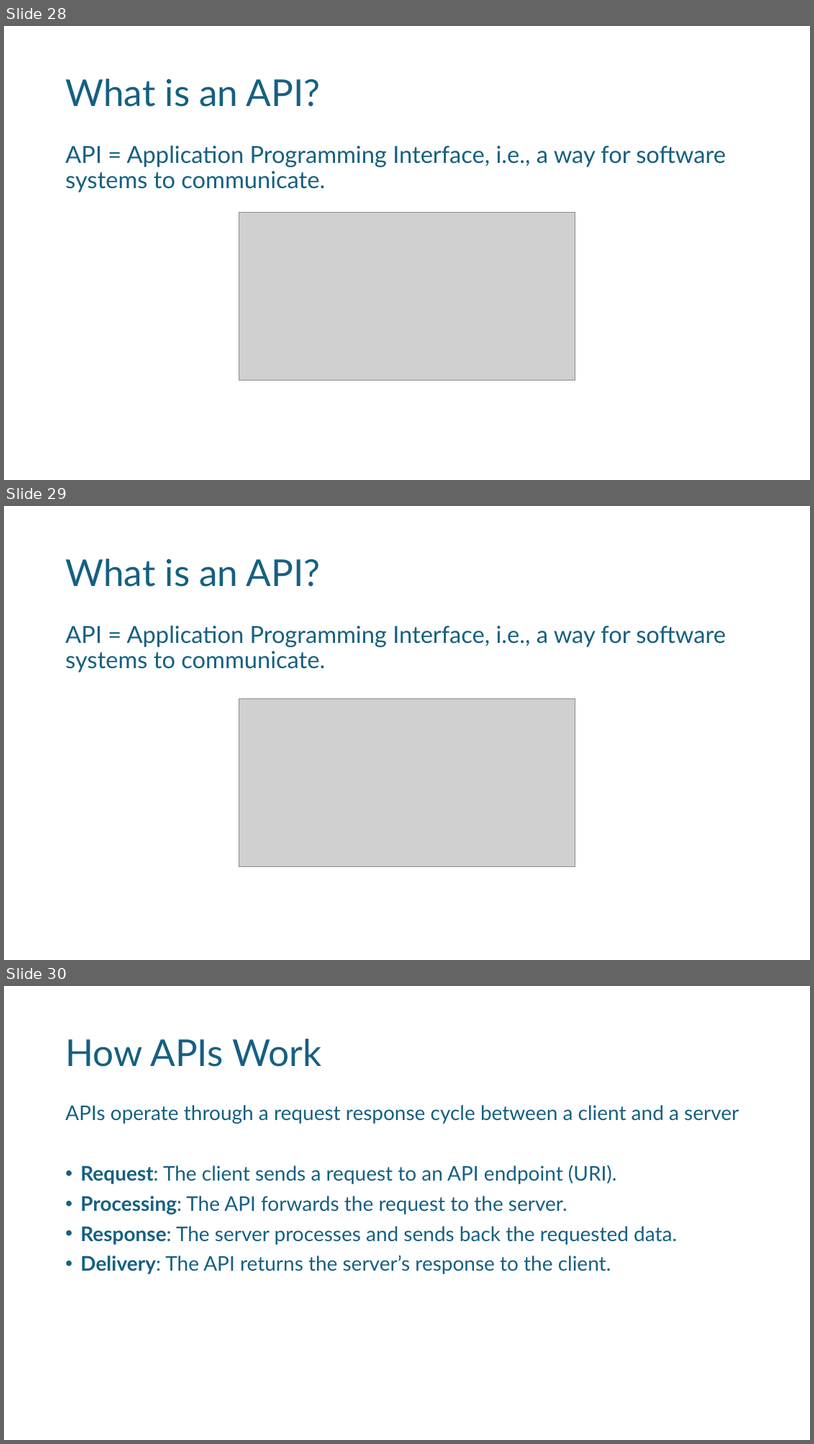
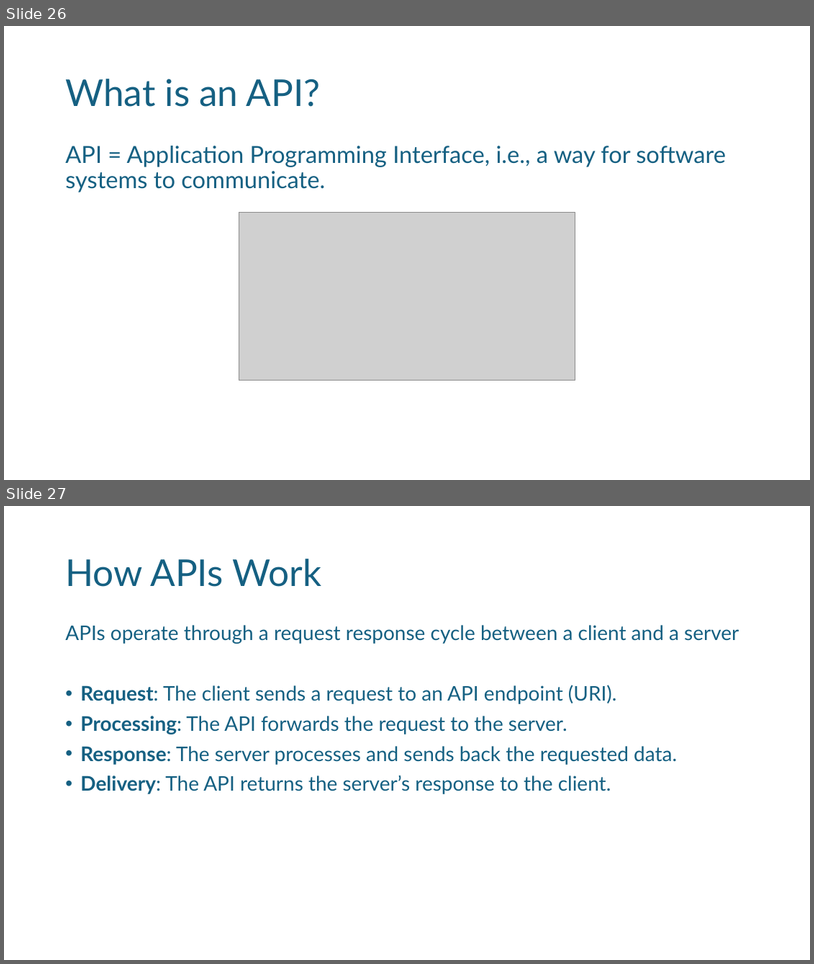
Before and after one commit to noellelebe/methodsNET_vlop-course-materials, a slide deck: slides/day1_intro.pptx. Shown one above the other, each under a label of ours: slides 28, 29 and 30 before the commit, slides 26 and 27 after it. The pictures are 814x1444 and 814x964 pixels, drawn with LibreOffice and Linux fonts; fonts in the diff are those of the drawing; grey boxes stand for pictures; background and template pictures are left out. Boxes give left, top, right and bottom in pixels: in the first picture for what was removed or moved away, otherwise in the second. Text is boxed around its words. In the diff, an @@ line names an element or a change of style, - is before the commit and + after.

```diff
--- a/slides/day1_intro.pptx
+++ b/slides/day1_intro.pptx
@@ slide 29 removed at <box>4,506,810,960</box>, background #FFFFFF @@
@@ title removed at <box>65,559,321,587</box> @@
-What is an API?
@@ text removed at <box>65,626,726,672</box> @@
-API = Application Programming Interface, i.e., a way for software systems to communicate.
@@ picture removed at <box>239,699,576,867</box> @@
@@ what was slide 28 is now slide 26 @@
@@ what was slide 30 is now slide 27 @@
```
Also in this commit, not shown: 3 other slides removed.
